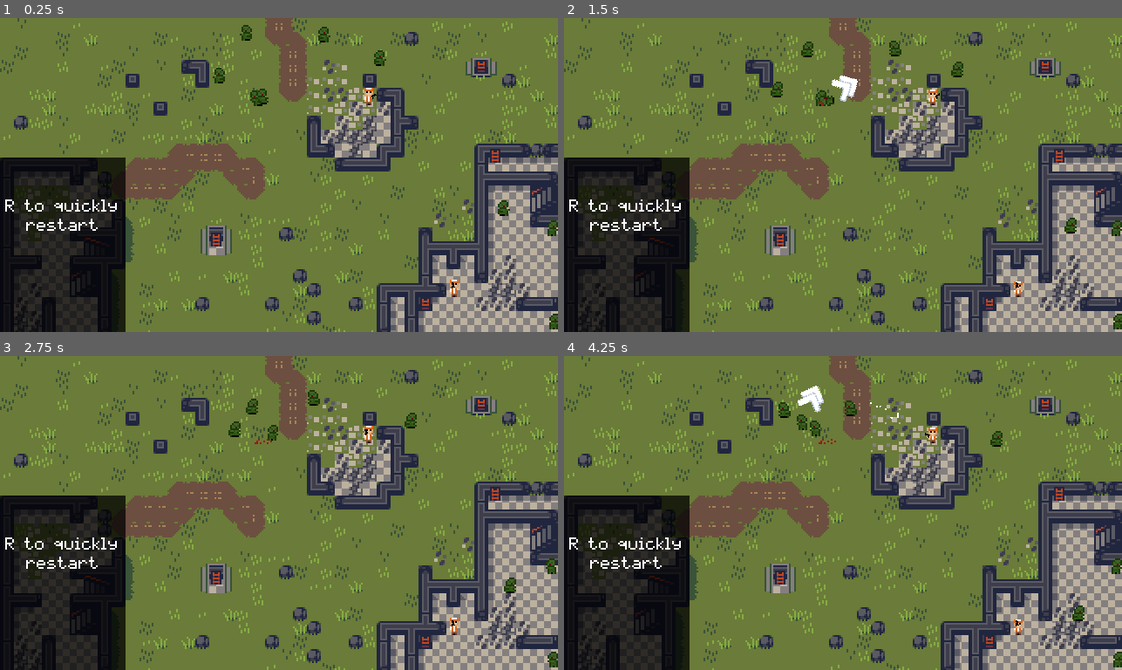
Above: before the commit, frames 1-4 (two rows, left to right).
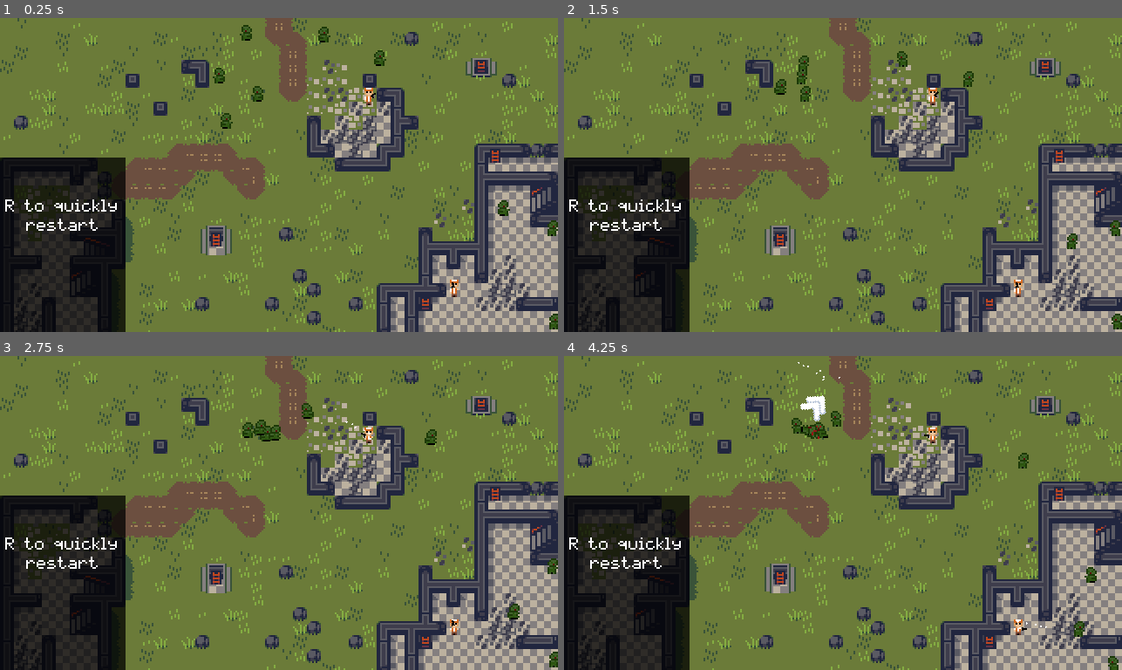
Above: after the commit, the same moments.

Repository: Lysquid/GMTK-2023
Game: Godot game, scene res://src/level/level1.tscn
Two runs of this game, one before a commit and one after it. Both use one fixed random seed, a clock stepped at 60 frames per second and the inputs below. This scene is started directly instead of the project's main scene. Sound files missing from this copy of the repository are replaced by a short silence.
Inputs (mouse positions are in pixels of both pictures, inside the frame that each line leads up to):
- Up to frame 1 (0.25 s): no input
- Up to frame 2 (1.5 s): move the mouse to (820, 96) at 0.52 s; click (820, 96) at 0.6 s; move the mouse to (826, 96) at 1.27 s; right-click (826, 96) at 1.35 s
- Up to frame 3 (2.75 s): move the mouse to (396, 409) at 2.02 s; click (396, 409) at 2.1 s
- Up to frame 4 (4.25 s): move the mouse to (798, 428) at 2.77 s; right-click (798, 428) at 2.85 s; move the mouse to (803, 418) at 3.52 s; click (803, 418) at 3.6 s

The runs differ from the first frame. In frame 1, 0.2% of the frame differs, in the area x 39-68%, y 21-36%; in frame 2, 1.4%; in frame 3, 1.2%; in frame 4, 1.5%, in the area x 38-100%, y 1-100%.

Commit message:
level 1 fix

Diff:
--- a/src/level/level1.tscn
+++ b/src/level/level1.tscn
@@ -21,7 +21,7 @@
 position = Vector2(150.896, 47.5595)
 
 [node name="normal_zombie14" parent="Zombies" index="1" instance=ExtResource("2_6nox7")]
-position = Vector2(150.896, 47.5595)
+position = Vector2(128, 64)
 
 [node name="normal_zombie10" parent="Zombies" index="2" instance=ExtResource("2_6nox7")]
 position = Vector2(214.417, 22.3929)
